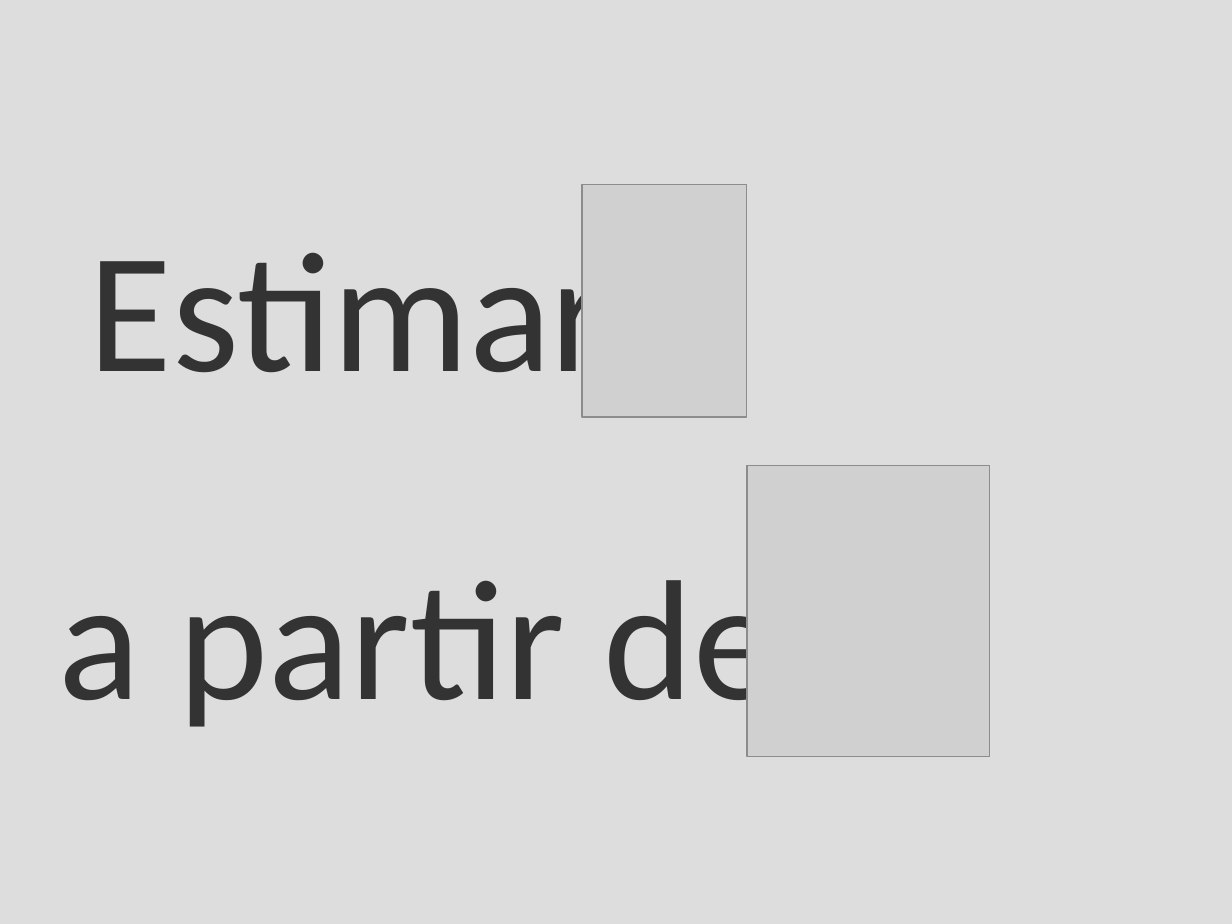
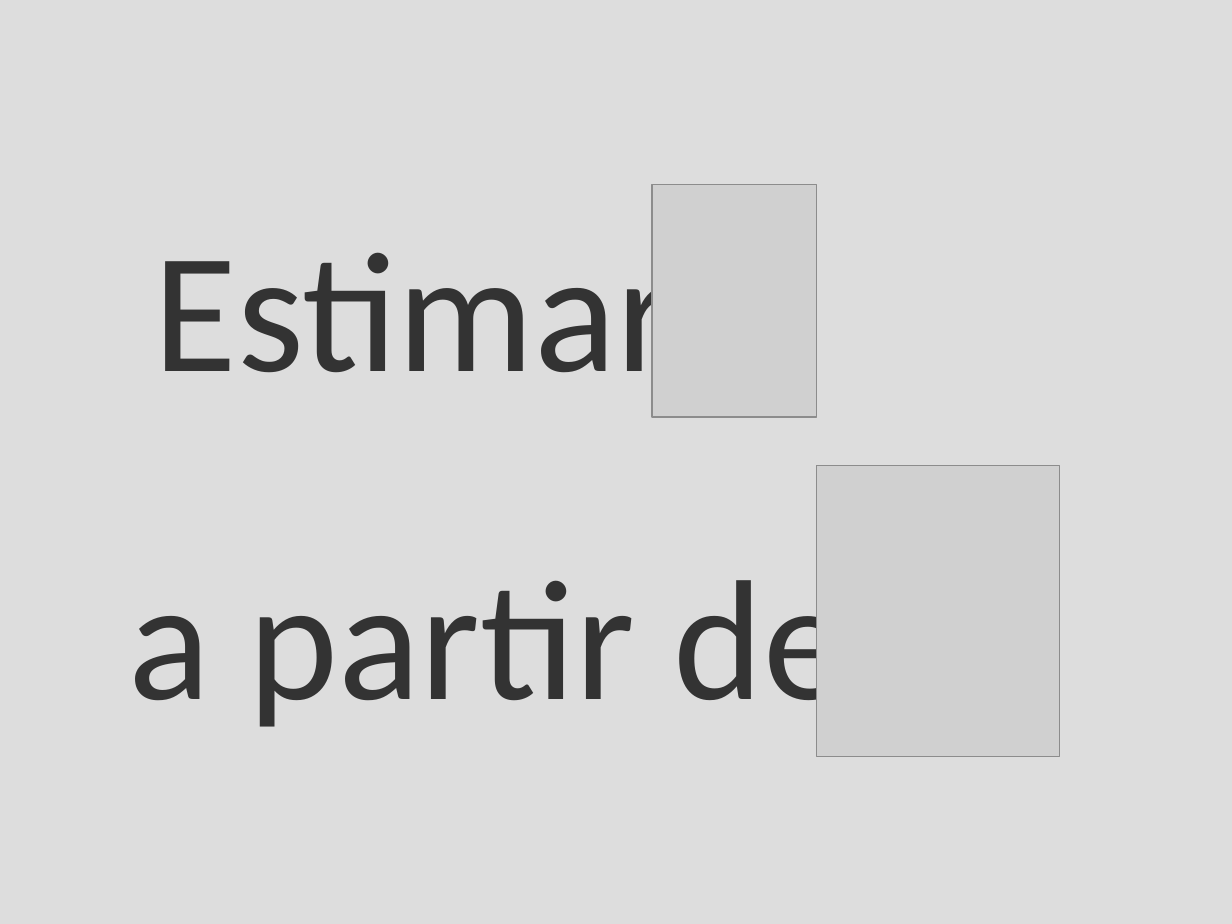
Before and after one commit to leouieda/seminario-on-2015, a slide deck: slide 24 of seminario-2015-leonardo-uieda.odp (slide 21 before the commit). Drawn at 1232x924 pixels with LibreOffice and Linux fonts; fonts in the diff are those of the drawing; grey boxes stand for pictures. Boxes give left, top, right and bottom in pixels: in the first picture for what was removed or moved away, otherwise in the second. Text is boxed around its words. In the diff, an @@ line names an element or a change of style, - is before the commit and + after.

```diff
--- a/seminario-2015-leonardo-uieda.odp
+++ b/seminario-2015-leonardo-uieda.odp
@@ title "Estimar": place and size @@
-title "Estimar" at [89, 228, 611, 411]
+title "Estimar" at [154, 228, 676, 411]
@@ 2 pictures, 1 title: place and size @@
-2 pictures, 1 title at [58, 185, 989, 756]
+2 pictures, 1 title at [128, 185, 1060, 756]
```
Also in this commit, not shown: 5 other slides changed, 9 slides added, 1 slide removed, 2 other files.
